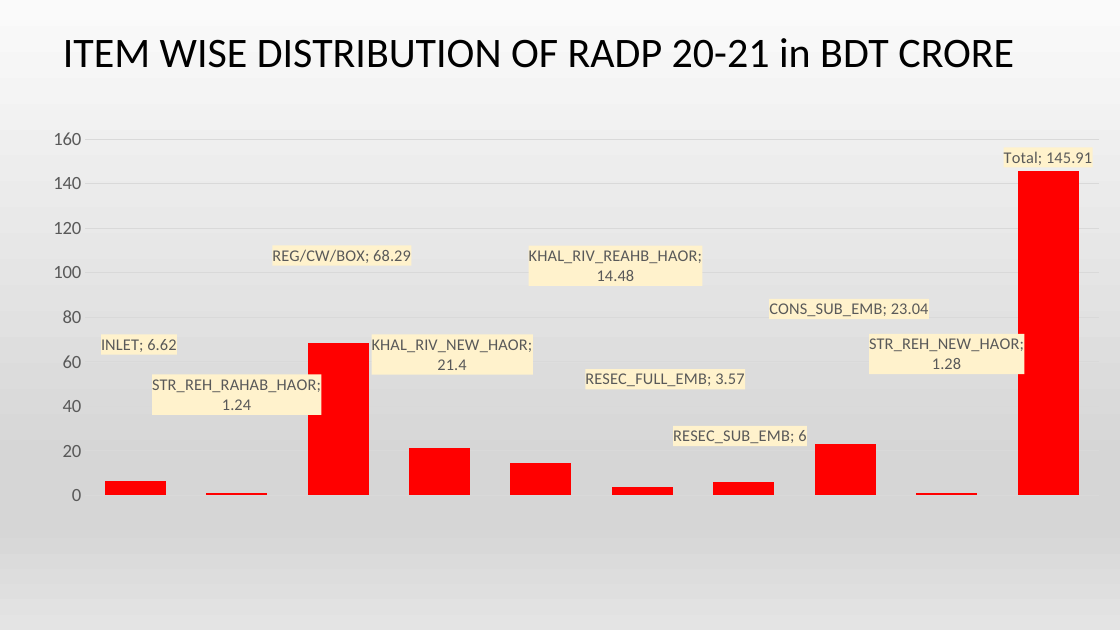
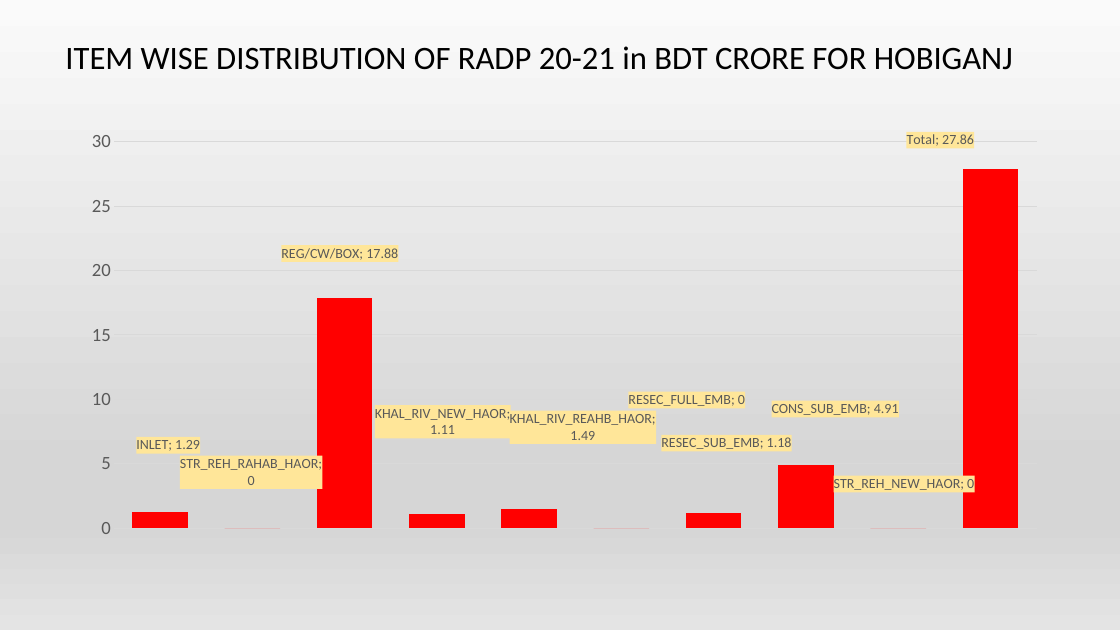
Before and after one commit to jakariapervez/cmis6, a slide deck: slide 4 of Civilworks cost/RADP Preparations/RADP Actions and Followups.pptx. Drawn at 1120x630 pixels with LibreOffice and Linux fonts; fonts in the diff are those of the drawing. Boxes give left, top, right and bottom in pixels: in the first picture for what was removed or moved away, otherwise in the second. Text is boxed around its words. In the diff, an @@ line names an element or a change of style, - is before the commit and + after.

```diff
--- a/Civilworks cost/RADP Preparations/RADP Actions and Followups.pptx
+++ b/Civilworks cost/RADP Preparations/RADP Actions and Followups.pptx
@@ title at (65, 46, 1013, 70): text changed; size 36 to 28 pt @@
-ITEM WISE DISTRIBUTION OF RADP 20-21 in BDT CRORE
+ITEM WISE DISTRIBUTION OF RADP 20-21 in BDT CRORE FOR HOBIGANJ
@@ column chart at (71, 90, 1049, 539) @@
-Series 1: 6.62, 1.24, 68.29, 21.4, 14.48, 3.57, 6, 23.04, 1.28, 145.91
+Series 1: 1.29, 0, 17.88, 1.11, 1.49, 0, 1.18, 4.91, 0, 27.86
@@ data labels of Series 1 changed @@
@@ plot area changed @@
@@ column chart: place and size @@
-column chart at (33, 74, 1109, 619)
+column chart at (71, 90, 1049, 539)
```
Also in this commit, not shown: 6 other slides changed, 5 slides added, 5 other files.
